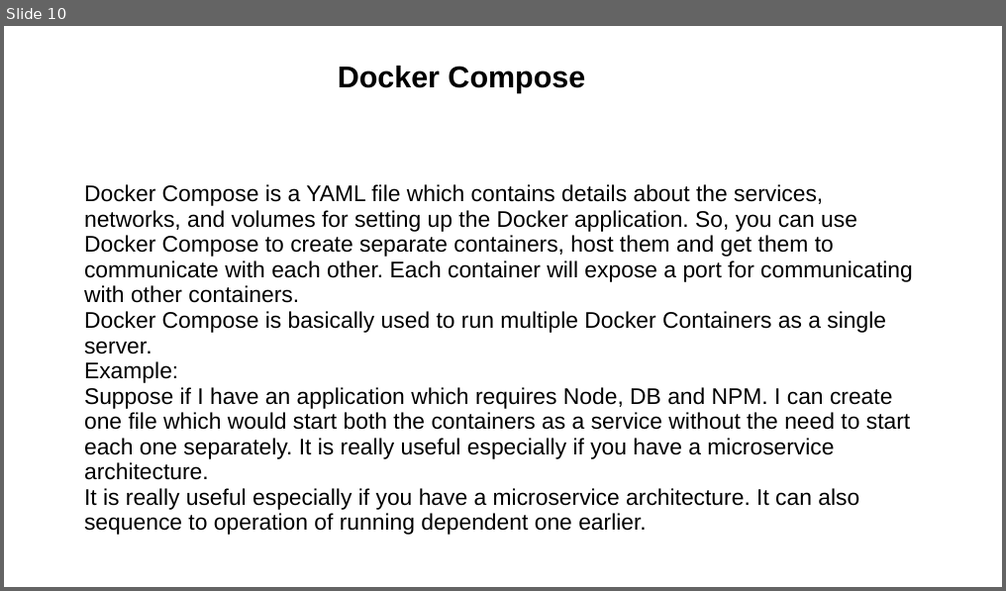
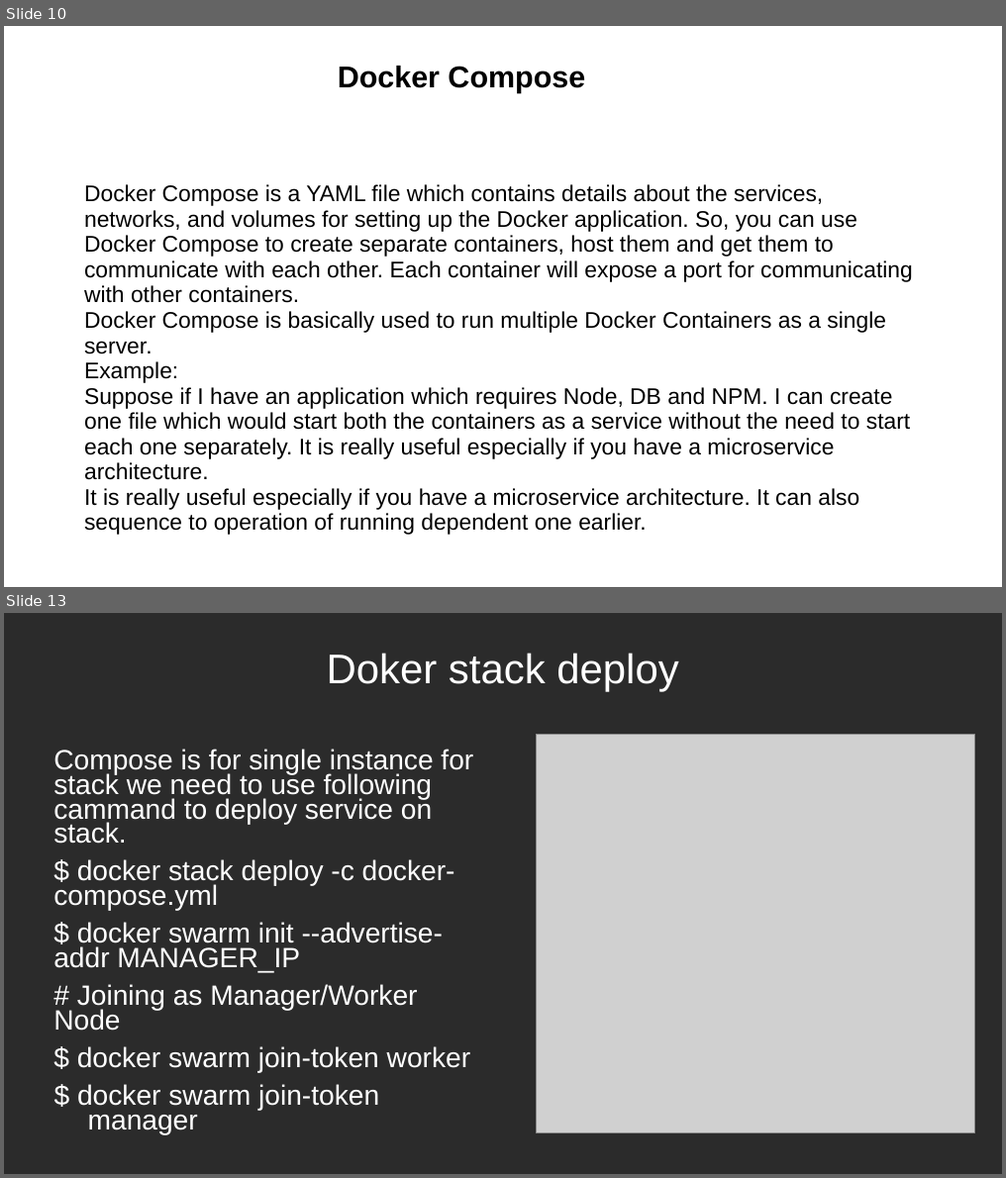
Before and after one commit to samratkapp/docker, a slide deck: PPT.ppt. Shown one above the other, each under a label of ours: slide 10 before the commit, slides 10 and 13 after it; the slides between them are not shown. The pictures are 1006x591 and 1006x1178 pixels, drawn with LibreOffice and Linux fonts; fonts in the diff are those of the drawing; grey boxes stand for pictures; background and template pictures are left out; a plain dark background stands for a picture behind light text. Boxes give left, top, right and bottom in pixels: in the first picture for what was removed or moved away, otherwise in the second. Text is boxed around its words. In the diff, an @@ line names an element or a change of style, - is before the commit and + after.

Commit message:
ppt docker

```diff
--- a/PPT.ppt
+++ b/PPT.ppt
@@ slide 13 added at box(4, 613, 1002, 1174), background picture (left out) @@
@@ title added at box(327, 653, 678, 692), 33 pt, text #FFFFFF @@
+Doker stack deploy
@@ text added at box(54, 749, 473, 1135), 22.2 pt, text #FFFFFF @@
+Compose is for single instance for stack we need to use following cammand to deploy service on stack.
+$ docker stack deploy -c docker-compose.yml
+$ docker swarm init --advertise-addr MANAGER_IP
+# Joining as Manager/Worker Node
+$ docker swarm join-token worker
+$ docker swarm join-token manager
@@ picture added at box(537, 735, 975, 1134) @@
```
Also in this commit, not shown: 7 slides changed, 4 other slides added, 4 slides removed, 2 other files.
